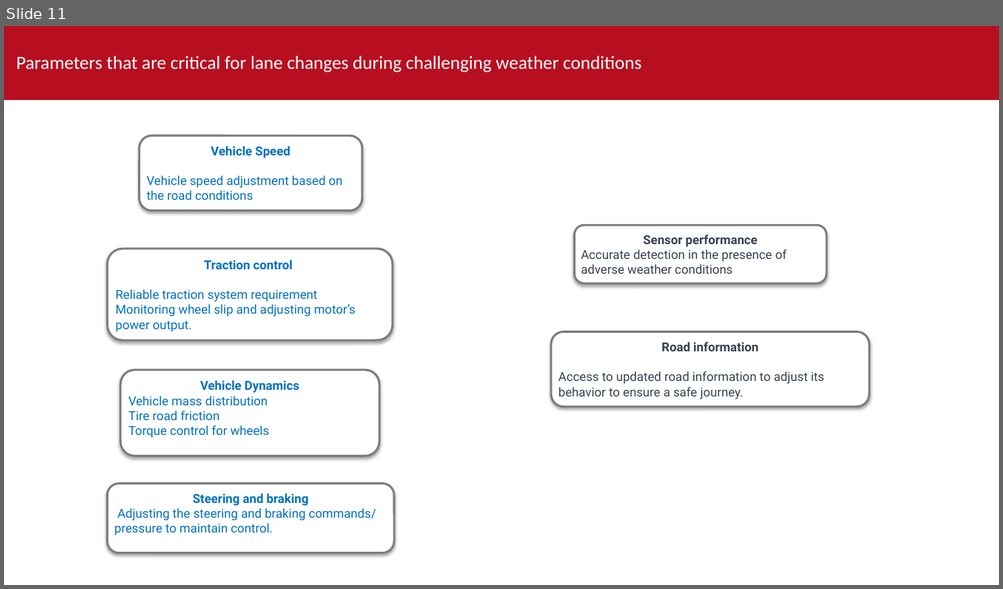
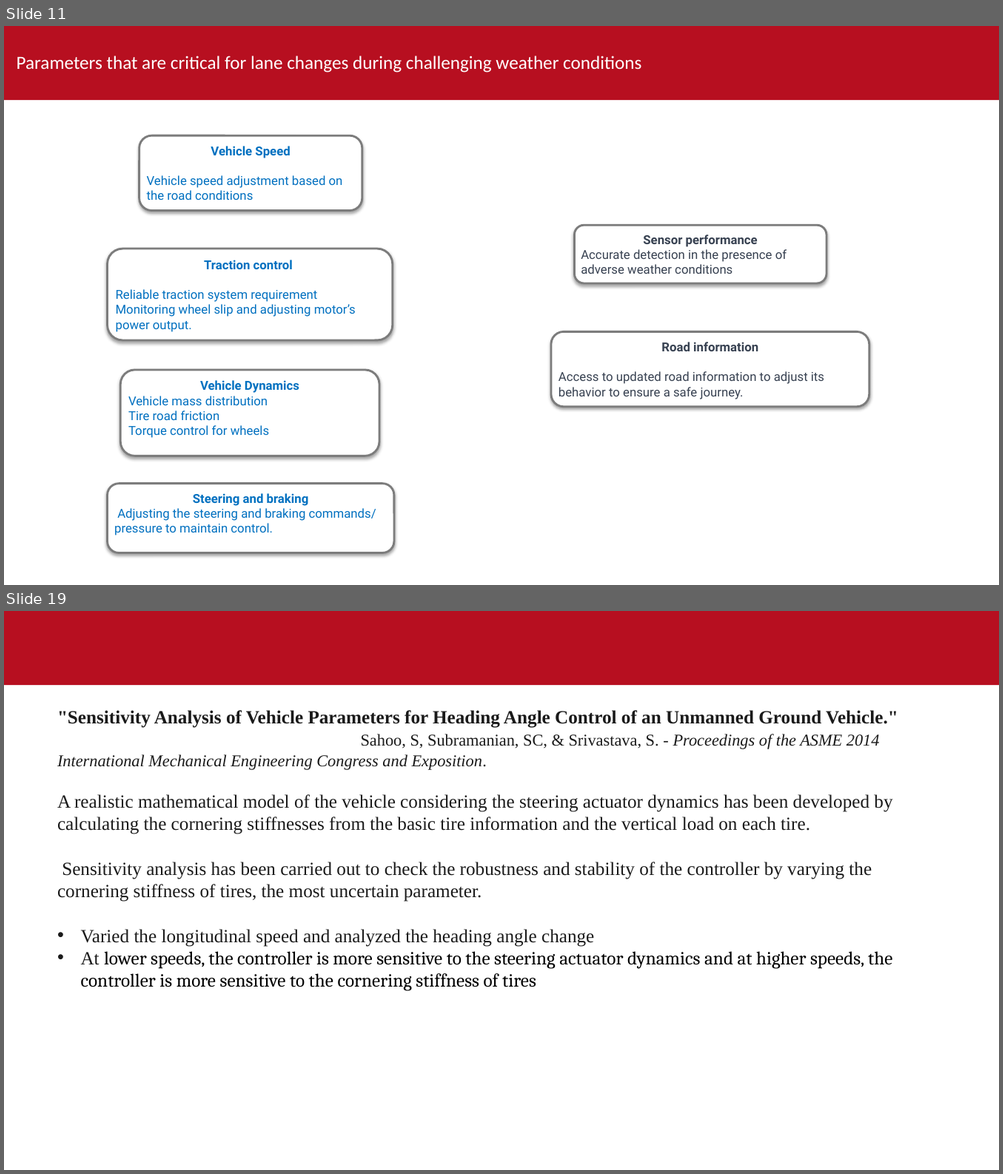
Before and after one commit to sandeepsulake96/Highway-motion-planning-using-artificial-potential-fields-with-environment-uncertainities, a slide deck: Thesis_outline.pptx. Shown one above the other, each under a label of ours: slide 11 before the commit, slides 11 and 19 after it; the slides between them are not shown. The pictures are 1003x589 and 1003x1174 pixels, drawn with LibreOffice and Linux fonts; fonts in the diff are those of the drawing; background and template pictures are left out. Boxes give left, top, right and bottom in pixels: in the first picture for what was removed or moved away, otherwise in the second. Text is boxed around its words. In the diff, an @@ line names an element or a change of style, - is before the commit and + after.

```diff
--- a/Thesis_outline.pptx
+++ b/Thesis_outline.pptx
@@ slide 19 added at (4,611,999,1170), background #FFFFFF; not listed: 1 template element that a slide beside it also shows @@
@@ text added at (57,710,898,991), 18 pt, text #1A1A1A @@
+"Sensitivity Analysis of Vehicle Parameters for Heading Angle Control of an Unmanned Ground Vehicle."
+Sahoo, S, Subramanian, SC, & Srivastava, S. - Proceedings of the ASME 2014 International Mechanical Engineering Congress and Exposition.
+A realistic mathematical model of the vehicle considering the steering actuator dynamics has been developed by calculating the cornering stiffnesses from the basic tire information and the vertical load on each tire.
+Sensitivity analysis has been carried out to check the robustness and stability of the controller by varying the cornering stiffness of tires, the most uncertain parameter.
+• Varied the longitudinal speed and analyzed the heading angle change
+• At lower speeds, the controller is more sensitive to the steering actuator dynamics and at higher speeds, the controller is more sensitive to the cornering stiffness of tires
```
Also in this commit, not shown: 4 slides changed, 6 other slides added, 8 other files.
